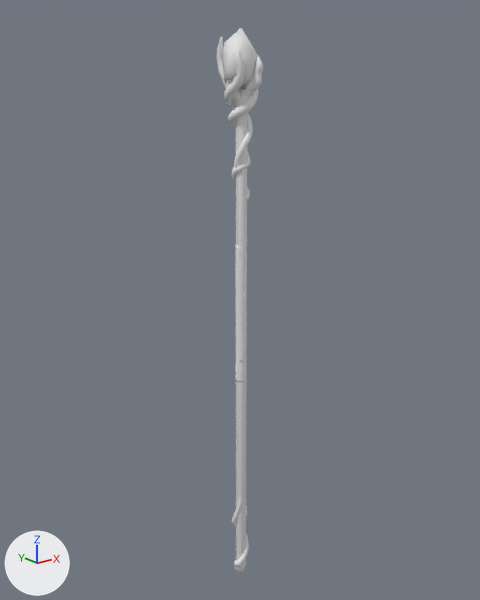
Before and after pictures for a commit that changed the FBX model skeletons/Assets/UndeadLegion/Models/Weapons/SM_H2MagicStuff.fbx.
Both versions are drawn from a 50 mm camera at (-0.853, -1.062, 0.606) aimed at (0.015, 0.023, 0.172). The axes (+X, +Y, +Z) are drawn at lower left. The lights are the same throughout. The first picture is the older version. Where no turn or scale is listed for an object, it has been applied to the vertices.

The first picture shows 'SM_H2MagicStuff'.
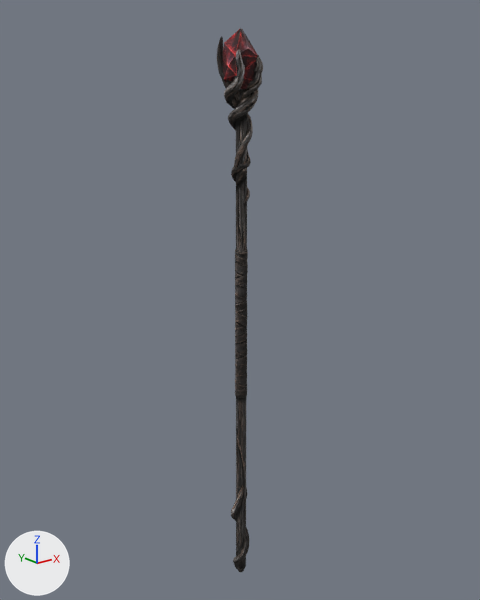
Changed parts and their boxes [x1, y1, x2, y2] in the pictures (480 x 600 px; the box of a moved part takes in the faces that stretch with it):
part 1 of me_h2magicstuff_001, moved or reshaped
    before: [235, 245, 247, 382]
    after: [235, 249, 248, 398]
part 2 of me_h2magicstuff_001, moved or reshaped
    before: [232, 495, 249, 572]
    after: [231, 485, 249, 569]
part 3 of me_h2magicstuff_001, recoloured (white to black)
    both: [217, 28, 263, 572]

What the commit changed:
Picture 'h2magicstuff_color.png' (img_h2magicstuff_color_png) is new.
Picture 'h2magicstuff_normal.png' (img_h2magicstuff_normal_png) is new.
Material 'H2MagicStuff_material' (mat_h2magicstuff_material) is new.
Uses the picture img_h2magicstuff_color_png.
Uses the picture img_h2magicstuff_normal_png.
me_h2magicstuff_001 is used by ob_sm_h2magicstuff; location (0.0, 0.0, 0.0).
me_h2magicstuff_001 had 2594 vertices, 2662 faces and spanned x -0.035..0.041, y -0.036..0.044, z -0.519..0.722.
me_h2magicstuff_001 now has 2580 vertices, 2642 faces and spans x -0.035..0.041, y -0.036..0.044, z -0.519..0.722.
me_h2magicstuff_001 part 1: 3 vertices moved within x -0.006, y 0.011, z 0.029..0.272; 541 vertices removed from x -0.013..0.012, y -0.012..0.012, z -0.006..0.3; 541 vertices added at x -0.014..0.014, y -0.014..0.013, z -0.044..0.291.
me_h2magicstuff_001 part 2: 1 vertex moved within x -0.01, y 0.004, z -0.501; 362 vertices removed from x -0.021..0.019, y -0.017..0.023, z -0.518..-0.294; 362 vertices added at x -0.023..0.021, y -0.019..0.025, z -0.511..-0.266.
me_h2magicstuff_001 part 3: 1590 faces spanning x -0.035..0.041, y -0.036..0.044, z -0.519..0.722 switch from no material to mat_h2magicstuff_material.
Other edits to the shape of me_h2magicstuff_001 do not show in these pictures.
